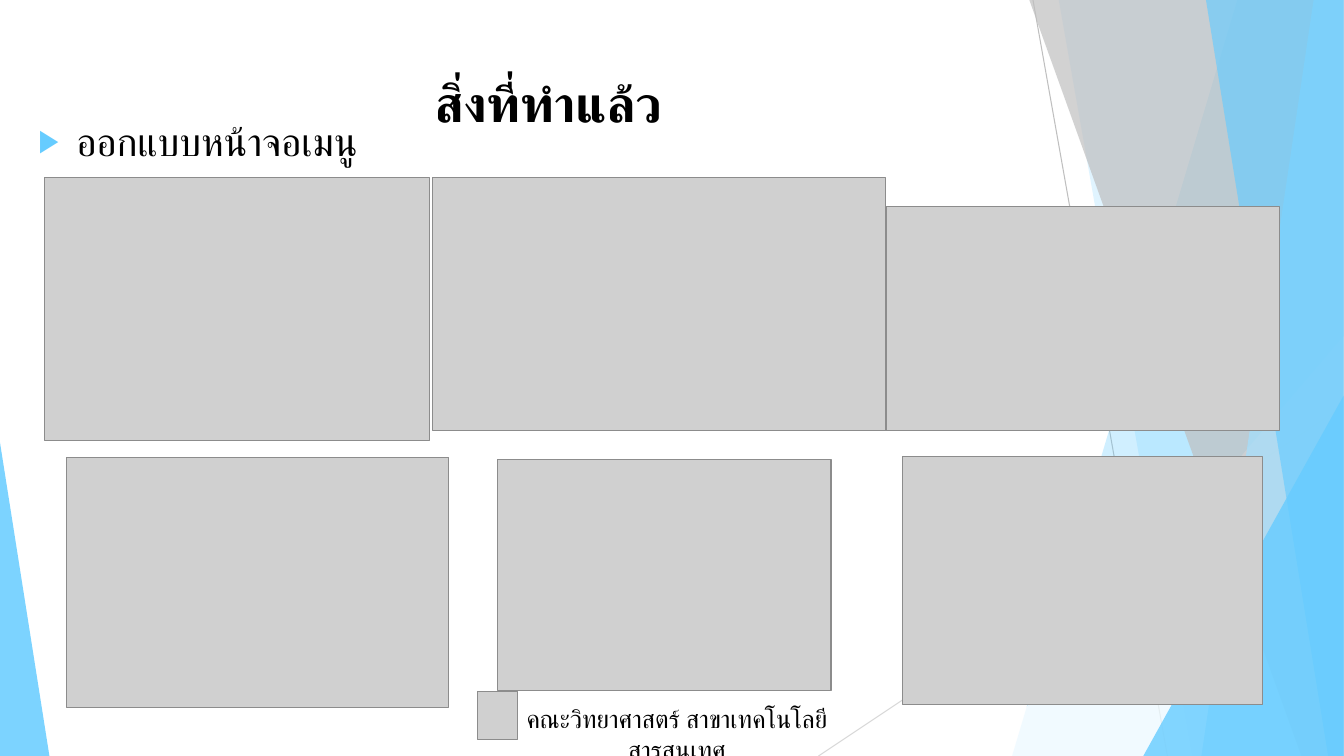
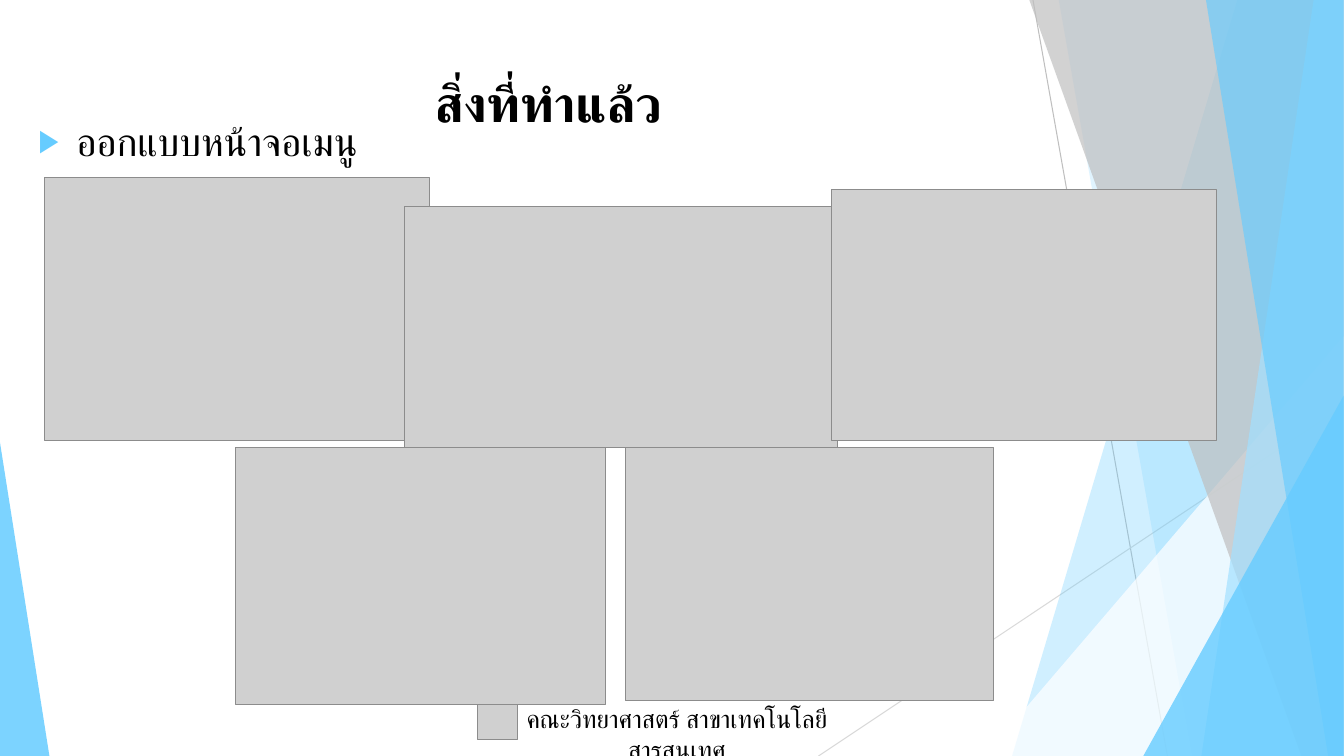
Before and after one commit to yupinpon/final_project, a slide deck: slide 6 of ppt/สอบความก้าวหน้ครั้งที่1.pptx. Drawn at 1344x756 pixels with LibreOffice and Linux fonts; fonts in the diff are those of the drawing; grey boxes stand for pictures. Boxes give left, top, right and bottom in pixels: in the first picture for what was removed or moved away, otherwise in the second. Text is boxed around its words. In the diff, an @@ line names an element or a change of style, - is before the commit and + after.

```diff
--- a/ppt/สอบความก้าวหน้ครั้งที่1.pptx
+++ b/ppt/สอบความก้าวหน้ครั้งที่1.pptx
@@ picture: place and size @@
-picture at (434, 177, 886, 431)
+picture at (404, 207, 838, 449)
@@ picture: place and size @@
-picture at (67, 458, 449, 708)
+picture at (832, 190, 1217, 442)
@@ picture removed at (886, 206, 1279, 430) @@
@@ picture: place and size @@
-picture at (498, 460, 832, 692)
+picture at (236, 448, 606, 705)
@@ picture: place and size @@
-picture at (903, 457, 1263, 705)
+picture at (625, 448, 993, 702)
```
Also in this commit, not shown: 6 other files.
